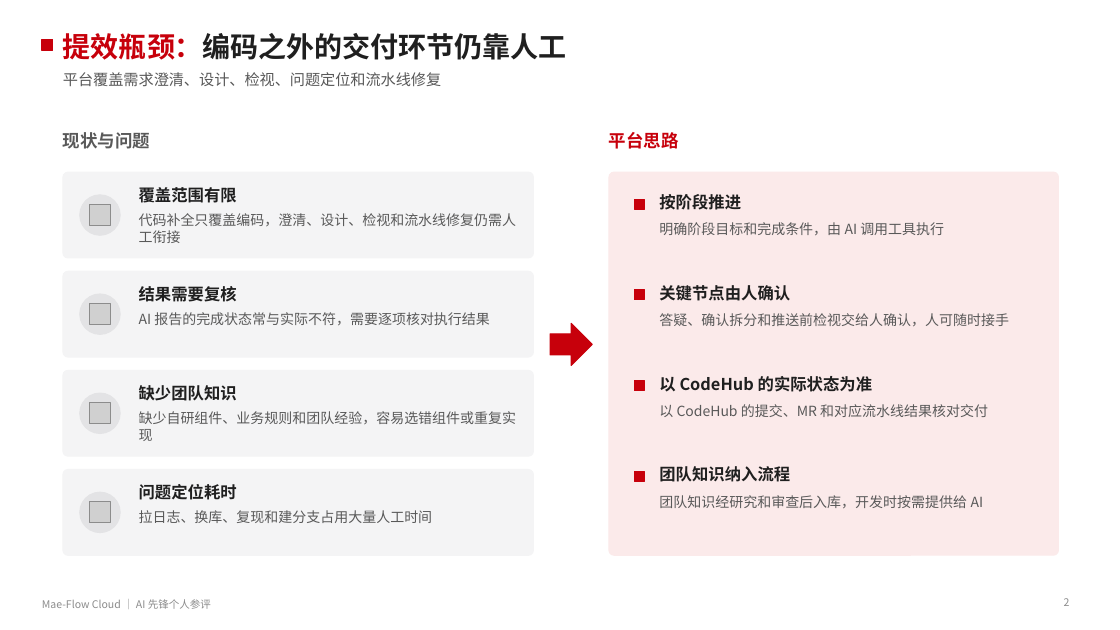
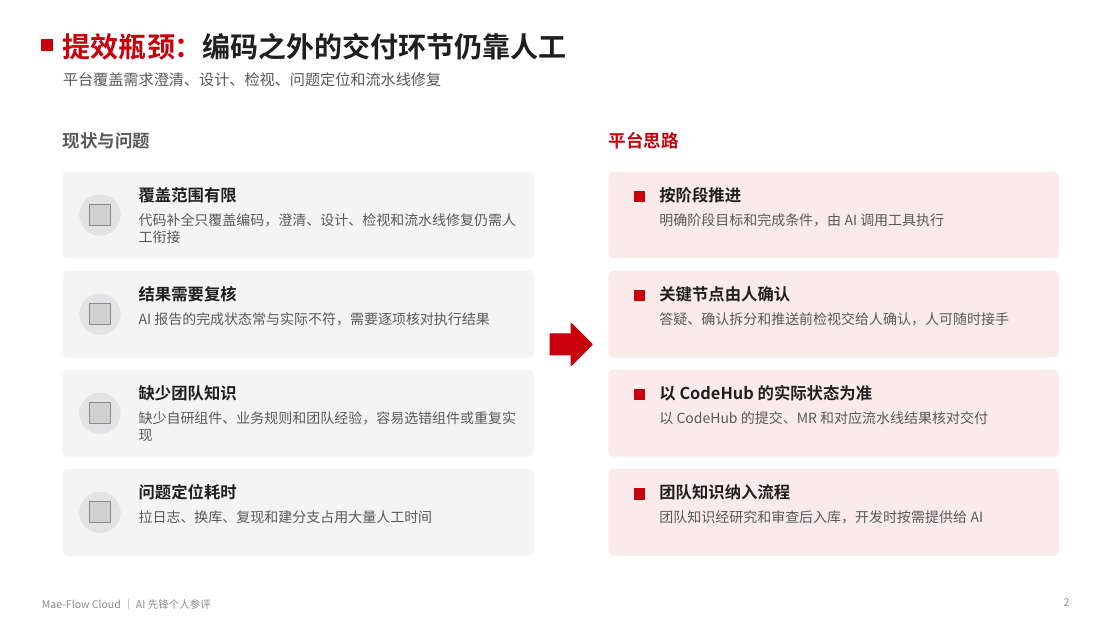
Before and after one commit to yunine9/mae-flow-cloud, a slide deck: slide 2 of docs/ai-pioneer-2026-10-08/Mae-Flow-AI先锋.pptx. Drawn at 1120x630 pixels with LibreOffice and Linux fonts; fonts in the diff are those of the drawing; grey boxes stand for pictures. Boxes give left, top, right and bottom in pixels: in the first picture for what was removed or moved away, otherwise in the second. Text is boxed around its words. In the diff, an @@ line names an element or a change of style, - is before the commit and + after.

Commit message:
docs(presentation): 统一卡片并采用高清静态图——从 Archify 矢量源重新导出
第2页右侧拆为四张独立卡片，与左侧圆角、高度和纵向间距一致。第3、5、7、8、10页的GIF全部替换为约5500像素宽的静态PNG，保留原图片比例及完整图例。已检查整页渲染、图片尺寸和无动画状态；按AGENTS.md，纯演示材料更新不运行代码聚合检查。

```diff
--- a/docs/ai-pioneer-2026-10-08/Mae-Flow-AI先锋.pptx
+++ b/docs/ai-pioneer-2026-10-08/Mae-Flow-AI先锋.pptx
@@ rounded rectangle: place and size @@
-rounded rectangle at (609,172,1059,555)
+rounded rectangle at (609,172,1059,258)
@@ rounded rectangle at (609,172,1059,258): proportions changed @@
@@ rectangle: place and size @@
-rectangle at (634,199,644,209)
+rectangle at (634,192,644,202)
@@ text "按阶段推进": place and size @@
-text "按阶段推进" at (659,194,741,210)
+text "按阶段推进" at (659,187,741,203)
@@ text "明确阶段目标和完成条件，由 AI 调用工具执行": place and size @@
-text "明确阶段目标和完成条件，由 AI 调用工具执行" at (659,222,944,235)
+text "明确阶段目标和完成条件，由 AI 调用工具执行" at (659,213,944,226)
@@ rounded rectangle added at (609,271,1059,357), fill #FBEAEA, outline #FBEAEA 1 pt @@
@@ rounded rectangle added at (609,371,1059,456), fill #FBEAEA, outline #FBEAEA 1 pt @@
@@ text "以 CodeHub 的实际状态为准": place and size @@
-text "以 CodeHub 的实际状态为准" at (659,376,872,392)
+text "以 CodeHub 的实际状态为准" at (659,385,872,401)
@@ rectangle: place and size @@
-rectangle at (634,381,644,391)
+rectangle at (634,390,644,400)
@@ text "以 CodeHub 的提交、MR 和对应流水线结果核对交付": place and size @@
-text "以 CodeHub 的提交、MR 和对应流水线结果核对交付" at (659,404,988,417)
+text "以 CodeHub 的提交、MR 和对应流水线结果核对交付" at (659,411,988,424)
@@ rounded rectangle added at (609,470,1059,555), fill #FBEAEA, outline #FBEAEA 1 pt @@
@@ rectangle: place and size @@
-rectangle at (634,471,644,481)
+rectangle at (634,489,644,499)
@@ text "团队知识经研究和审查后入库，开发时按需提供给 AI": place and size @@
-text "团队知识经研究和审查后入库，开发时按需提供给 AI" at (659,495,984,508)
+text "团队知识经研究和审查后入库，开发时按需提供给 AI" at (659,510,984,523)
@@ text "团队知识纳入流程": place and size @@
-text "团队知识纳入流程" at (659,466,790,482)
+text "团队知识纳入流程" at (659,484,790,500)
```
